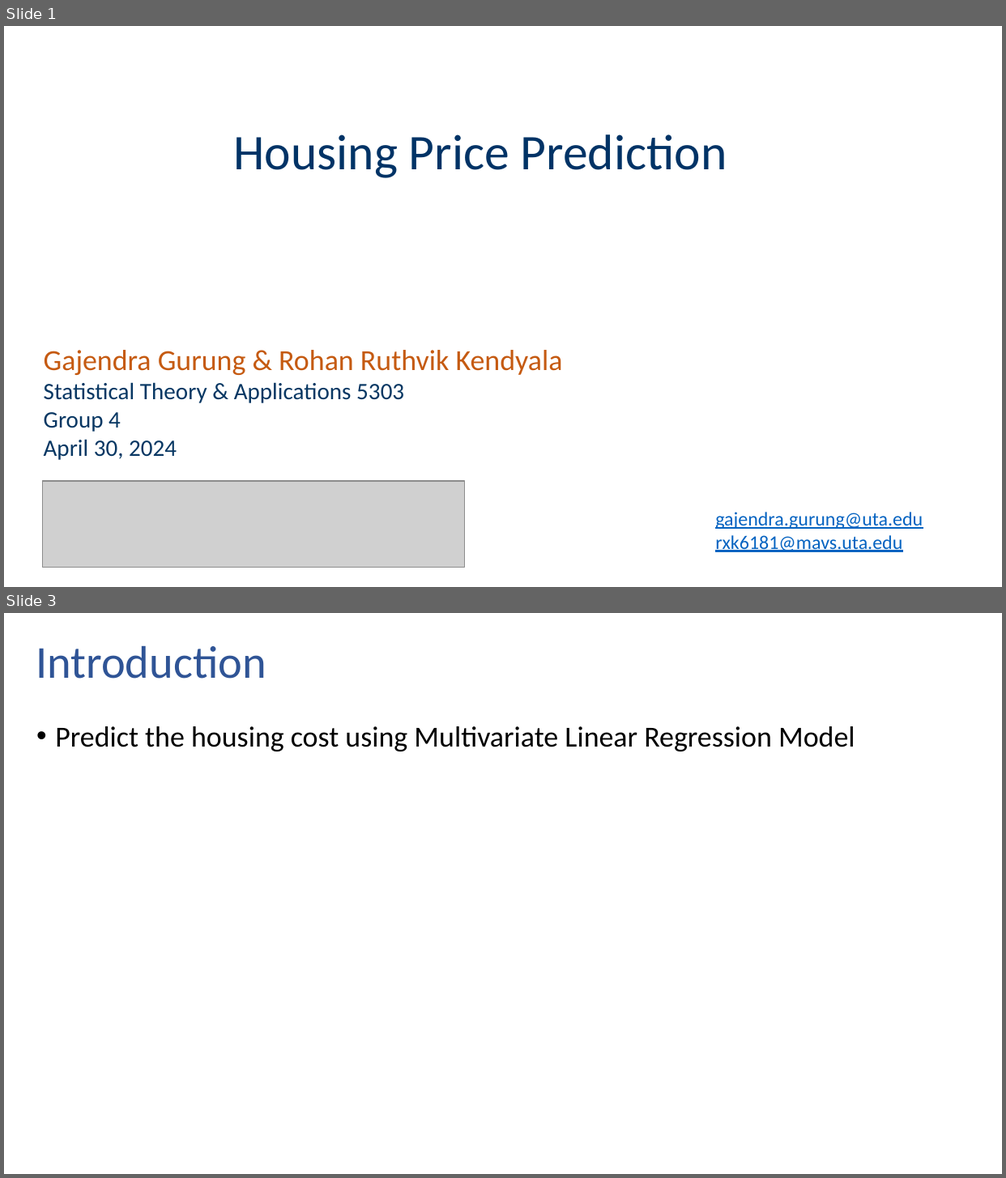
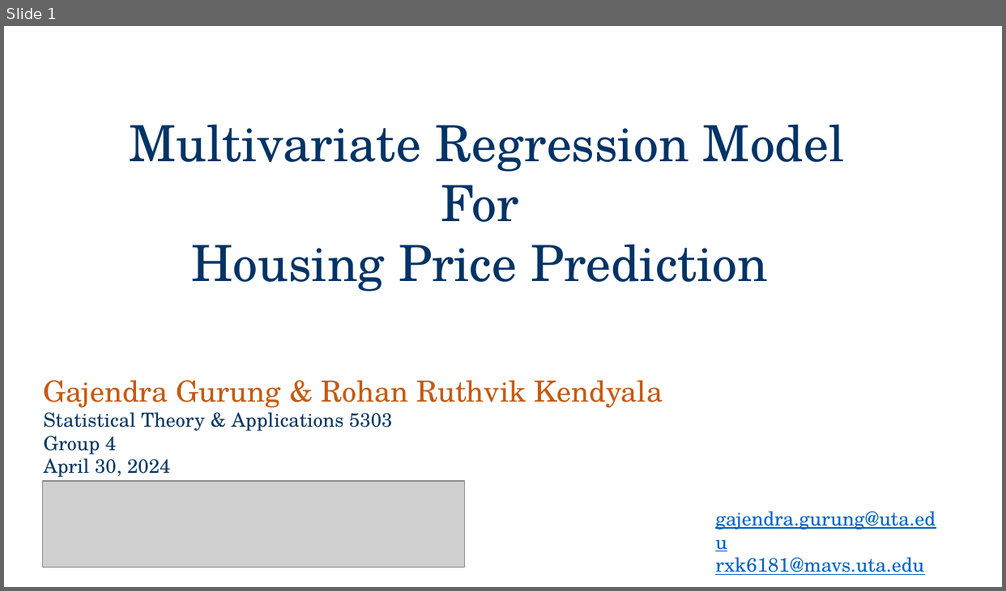
Before and after one commit to gajjugrg/asds_final, a slide deck: Group4_5303.pptx. Shown one above the other, each under a label of ours: slides 1 and 3 before the commit, slide 1 after it; the slides between them are not shown. The pictures are 1006x1178 and 1006x591 pixels, drawn with LibreOffice and Linux fonts; fonts in the diff are those of the drawing; grey boxes stand for pictures; background and template pictures are left out. Boxes give left, top, right and bottom in pixels: in the first picture for what was removed or moved away, otherwise in the second. Text is boxed around its words. In the diff, an @@ line names an element or a change of style, - is before the commit and + after.

```diff
--- a/Group4_5303.pptx
+++ b/Group4_5303.pptx
@@ slide 3 removed at (x1=4, y1=613, x2=1002, y2=1174), background #FFFFFF @@
@@ title removed at (x1=36, y1=645, x2=266, y2=679) @@
-Introduction
@@ text removed at (x1=55, y1=726, x2=855, y2=752) @@
-• Predict the housing cost using Multivariate Linear Regression Model
@@ slide 1 changed as well @@
@@ text "Multivariate Regression Model For" moved from (x1=233, y1=135, x2=727, y2=178) to (x1=129, y1=124, x2=845, y2=292) @@
@@ text at (x1=129, y1=124, x2=845, y2=222): paragraph added @@
+Multivariate Regression Model For
@@ text at (x1=192, y1=244, x2=768, y2=292): font Calibri to TeX Gyre Schola in "Housing Price Prediction" @@
@@ text "Gajendra Gurung & Rohan Ruthvik ..." moved from (x1=44, y1=350, x2=563, y2=460) to (x1=44, y1=380, x2=663, y2=477) @@
@@ text "Gajendra Gurung & Rohan Ruthvik ..." at (x1=44, y1=380, x2=663, y2=477): font Calibri to TeX Gyre Schola; size 17 to 14 pt in "Statistical Theory & Applications 5303", "Group 4", "April 30, 2024" @@
@@ text "gajendra.gurung@uta.edu" at (x1=715, y1=511, x2=936, y2=575): font Calibri to TeX Gyre Schola @@
```
Also in this commit, not shown: 2 other slides changed, 9 slides added, 3 other slides removed, 30 other files.
